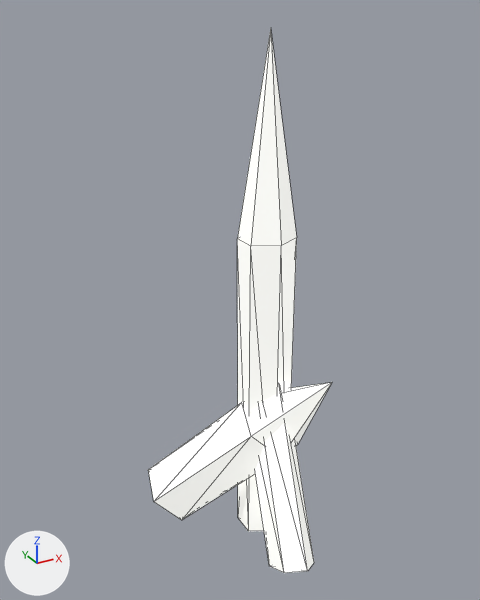
The glTF model public/models/props/cryst5a.glb: old version first, new version second.
Rendered twice from a camera (50 mm lens) standing at (-4.5, -7.94, 9.03) and looking at (-0.04, 0.16, 4.98). The lights are fixed; the arrows at lower left show +X, +Y and +Z. The picture after the commit comes second. Mesh edges are drawn as thin lines. Vertices at exactly the same position are counted once.

Script lines for the objects in view, before the commit:
```python
me_shard = bpy.data.meshes.new('shard')
me_shard.from_pydata(...)  # 39 vertices, 66 faces; spans x -1.39..1.0, y -1.73..1.63, z 0.64..8.8
me_shard.materials.append(mat_cryst5a)  # white #ededea, glowing grey #b6b6b3
ob_shard = bpy.data.objects.new('shard', me_shard)
ob_shard.location = (0.0, 0.0, 0.0)
```
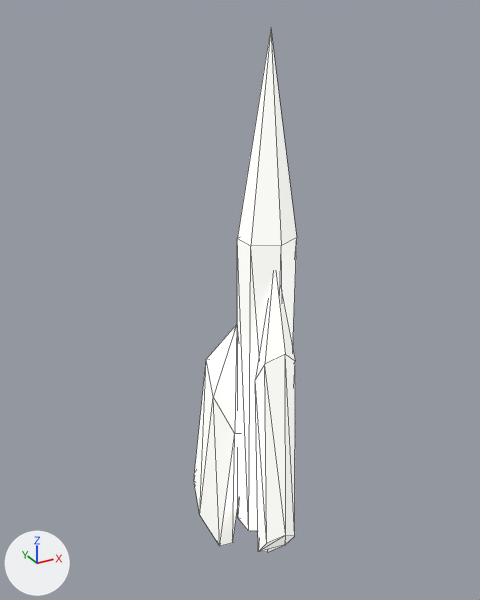
Boxes (x1, y1, x2, y2) around the edits, measured in the pictures (480 x 600 px; the box of a moved part takes in the faces that stretch with it):
'shard', reshaped (44% narrower): before (148, 29, 332, 573); after (194, 29, 297, 552)
part 1 of me_shard, moved or reshaped: before (148, 382, 332, 573); after (194, 276, 295, 552)

The change, as a diff of the scene's bpy script:
```diff
--- a/public/models/props/cryst5a.glb.py
+++ b/public/models/props/cryst5a.glb.py
@@ me_shard @@
-me_shard.from_pydata(...)  # 39 vertices, 66 faces; spans x -1.39..1.0, y -1.73..1.63, z 0.64..8.8
-me_shard.vertices[13].co = (1.0, -0.86, 3.77)  # pixel (332, 382)
-me_shard.vertices[14].co = (-0.74, 1.63, 1.36)
-me_shard.vertices[15].co = (0.46, 0.35, 3.11)
-me_shard.vertices[16].co = (-0.32, 1.44, 0.93)
-me_shard.vertices[17].co = (0.88, 0.16, 2.68)
-me_shard.vertices[18].co = (-0.43, 0.93, 0.64)
-me_shard.vertices[19].co = (0.77, -0.35, 2.38)  # pixel (297, 444)
-me_shard.vertices[20].co = (-0.97, 0.61, 0.77)  # pixel (181, 520)
-me_shard.vertices[21].co = (0.23, -0.66, 2.52)
-me_shard.vertices[22].co = (-1.39, 0.81, 1.2)  # pixel (153, 501)
-me_shard.vertices[23].co = (-0.19, -0.47, 2.95)  # pixel (251, 436)
-me_shard.vertices[24].co = (-1.28, 1.32, 1.5)  # pixel (148, 469)
-me_shard.vertices[25].co = (-0.08, 0.04, 3.24)  # pixel (241, 402)
-me_shard.vertices[26].co = (0.55, 1.11, 5.32)
-me_shard.vertices[27].co = (0.07, -0.89, 0.71)
-me_shard.vertices[28].co = (0.37, 0.67, 3.54)
-me_shard.vertices[29].co = (0.35, -1.11, 0.79)
-me_shard.vertices[30].co = (0.65, 0.45, 3.63)
-me_shard.vertices[31].co = (0.36, -1.52, 1.02)  # pixel (314, 562)
-me_shard.vertices[32].co = (0.67, 0.04, 3.85)
-me_shard.vertices[33].co = (0.09, -1.73, 1.16)  # pixel (307, 571)
-me_shard.vertices[34].co = (0.4, -0.17, 4.0)
-me_shard.vertices[35].co = (-0.19, -1.51, 1.08)  # pixel (284, 572)
-me_shard.vertices[36].co = (0.12, 0.05, 3.91)
-me_shard.vertices[37].co = (-0.2, -1.1, 0.85)  # pixel (269, 566)
-me_shard.vertices[38].co = (0.1, 0.46, 3.68)  # pixel (238, 364)
+me_shard.from_pydata(...)  # 39 vertices, 66 faces; spans x -0.7..0.7, y -0.9..0.9, z 0.0..8.8
+# me_shard part 1
+me_shard.vertices[13].co = (-0.04, 0.28, 4.52)  # pixel (236, 324)
+me_shard.vertices[14].co = (-0.32, 0.9, 1.22)
+me_shard.vertices[15].co = (-0.11, 0.71, 3.67)
+me_shard.vertices[16].co = (-0.02, 0.74, 0.5)
+me_shard.vertices[17].co = (0.19, 0.55, 2.96)
+me_shard.vertices[18].co = (-0.06, 0.42, 0.0)  # pixel (232, 542)
+me_shard.vertices[19].co = (0.15, 0.23, 2.46)
+me_shard.vertices[20].co = (-0.4, 0.26, 0.21)  # pixel (219, 546)
+me_shard.vertices[21].co = (-0.19, 0.07, 2.66)  # pixel (234, 433)
+me_shard.vertices[22].co = (-0.7, 0.42, 0.92)  # pixel (199, 515)
+me_shard.vertices[23].co = (-0.49, 0.23, 3.37)  # pixel (213, 396)
+me_shard.vertices[24].co = (-0.66, 0.74, 1.42)  # pixel (193, 480)
+me_shard.vertices[25].co = (-0.45, 0.55, 3.88)  # pixel (206, 359)
+me_shard.vertices[26].co = (0.27, -0.3, 5.75)
+me_shard.vertices[27].co = (0.21, -0.38, 0.33)  # pixel (267, 552)
+me_shard.vertices[28].co = (0.24, -0.16, 3.57)
+me_shard.vertices[29].co = (0.49, -0.51, 0.49)  # pixel (285, 544)
+me_shard.vertices[30].co = (0.52, -0.29, 3.73)
+me_shard.vertices[31].co = (0.49, -0.77, 0.88)  # pixel (294, 536)
+me_shard.vertices[32].co = (0.52, -0.55, 4.12)  # pixel (295, 361)
+me_shard.vertices[33].co = (0.22, -0.9, 1.13)  # pixel (285, 535)
+me_shard.vertices[34].co = (0.25, -0.68, 4.37)  # pixel (285, 354)
+me_shard.vertices[35].co = (-0.05, -0.77, 0.98)  # pixel (266, 543)
+me_shard.vertices[36].co = (-0.02, -0.55, 4.22)  # pixel (264, 364)
+me_shard.vertices[37].co = (-0.06, -0.51, 0.58)  # pixel (258, 551)
+me_shard.vertices[38].co = (-0.03, -0.29, 3.82)  # pixel (255, 379)
 me_shard.materials.append(mat_cryst5a)
```
